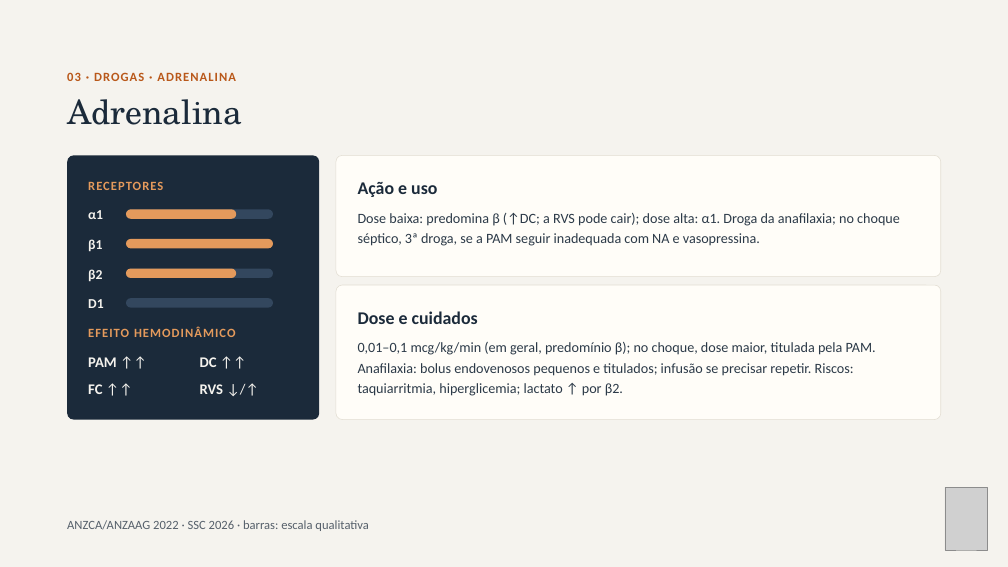
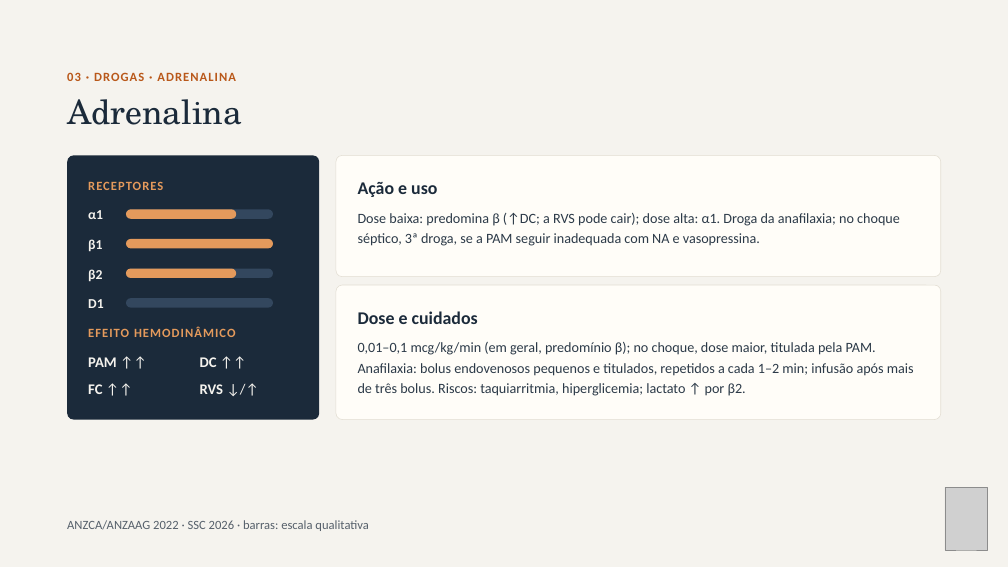
Before and after one commit to brunomoraesdubois-bit/Bruno, a slide deck: slide 8 of apresentacao/Aminas_Vasoativas.pptx. Drawn at 1008x567 pixels with LibreOffice and Linux fonts; fonts in the diff are those of the drawing; grey boxes stand for pictures. Boxes give left, top, right and bottom in pixels: in the first picture for what was removed or moved away, otherwise in the second. Text is boxed around its words. In the diff, an @@ line names an element or a change of style, - is before the commit and + after.

```diff
--- a/apresentacao/Aminas_Vasoativas.pptx
+++ b/apresentacao/Aminas_Vasoativas.pptx
@@ text at box(358, 342, 914, 396): text changed @@
-0,01–0,1 mcg/kg/min (em geral, predomínio β); no choque, dose maior, titulada pela PAM. Anafilaxia: bolus endovenosos pequenos e titulados; infusão se precisar repetir. Riscos: taquiarritmia, hiperglicemia; lactato ↑ por β2.
+0,01–0,1 mcg/kg/min (em geral, predomínio β); no choque, dose maior, titulada pela PAM. Anafilaxia: bolus endovenosos pequenos e titulados, repetidos a cada 1–2 min; infusão após mais de três bolus. Riscos: taquiarritmia, hiperglicemia; lactato ↑ por β2.
```
Also in this commit, not shown: 8 other slides changed, 20 other files.
